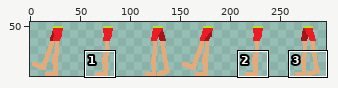
File history of a sprite sheet, sprites/Enemy-Legs-Sheet.png. The first picture is a wide view before the edit; the outline marks the close-up.
Close-up. Earlier state:
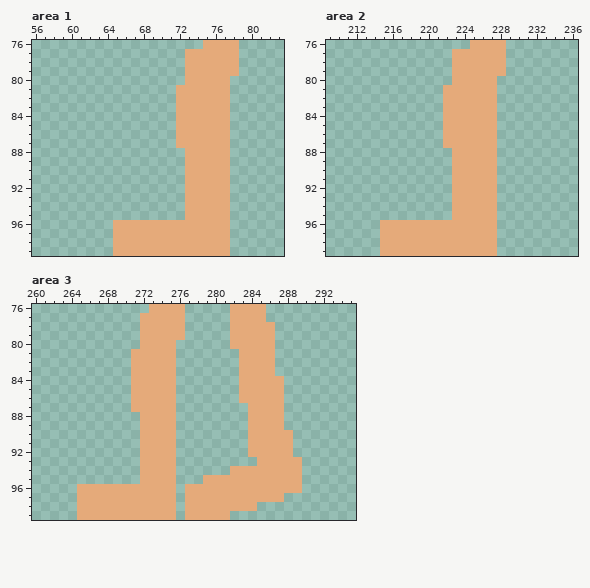
The file is 300x100 pixels. Shown: area 1: x 56..83, y 76..99; area 2: x 209..236, y 76..99; area 3: x 260..295, y 76..99. The old version is drawn lined up with the new one. The wide view leaves out empty margins. The commit also changed other parts of the picture, which this record leaves out.
New version:
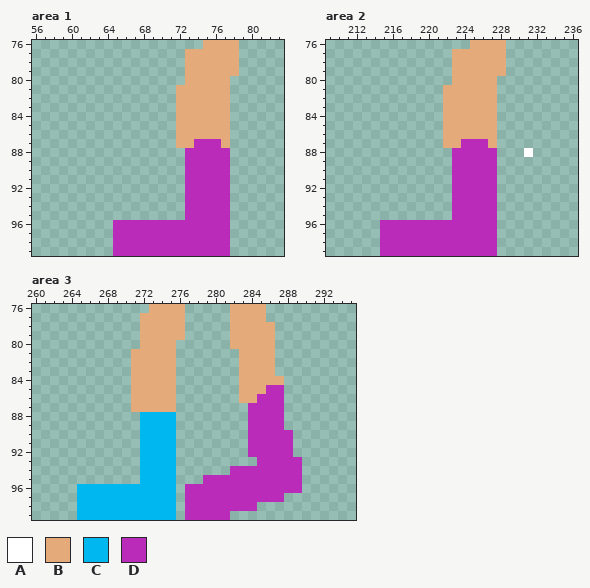
Palette (. is transparent): A #ffffff  B #e5aa7a  C #00b7ef  D #ba2bba
Change:
drawings rearranged on the sheet (the old picture shows each at its new place)
Area 1:
Colour D replaces colour B in row 87 at x 74 to 76; in rows 88 to 95 at x 73 to 77; in rows 96 to 99 at x 65 to 77.
Area 2:
Colour A is added in row 88 at x 231.
Colour D replaces colour B in row 87 at x 224 to 226; in rows 88 to 95 at x 223 to 227; in rows 96 to 99 at x 215 to 227.
Area 3:
Colour C replaces colour B in rows 88 to 95 at x 272 to 275; in rows 96 to 99 at x 265 to 275.
Colour D replaces colour B in row 85 at x 286 to 287; in row 86 at x 285 to 287; in rows 87 to 89 at x 284 to 287; in rows 90 to 92 at x 284 to 288; in row 93 at x 285 to 289; in row 94 at x 282 to 289.
Colour D replaces colour B in row 95 at x 279 to 289; in row 96 at x 277 to 289; in row 97 at x 277 to 287; in row 98 at x 277 to 284; in row 99 at x 277 to 281.
